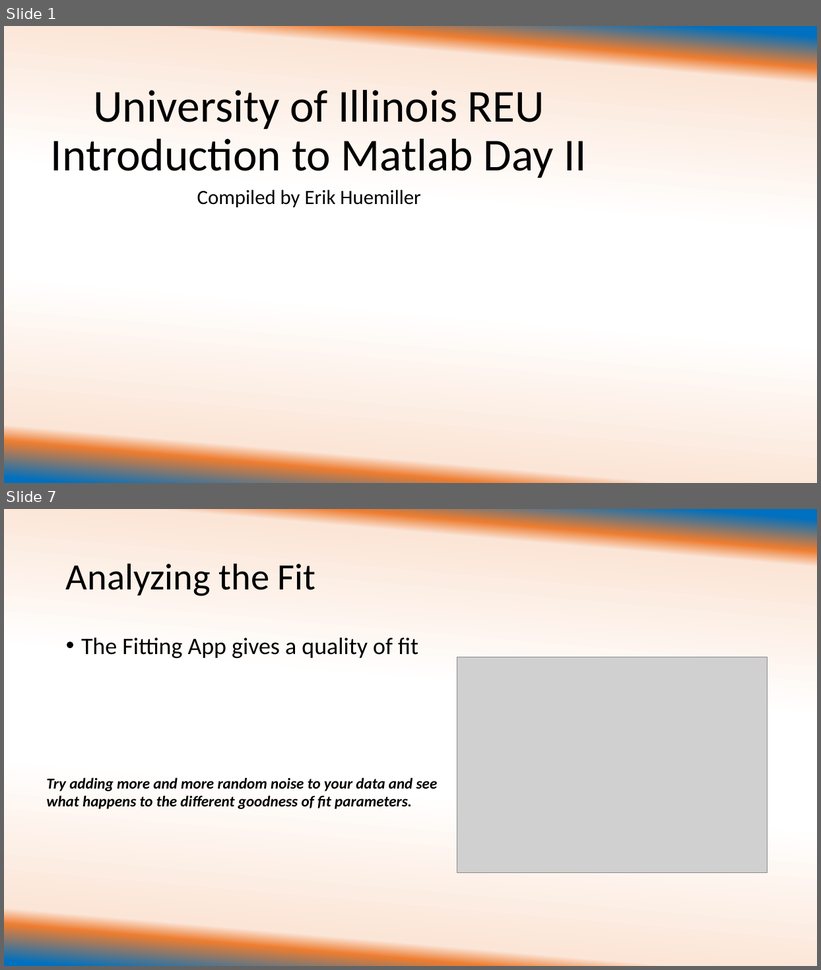
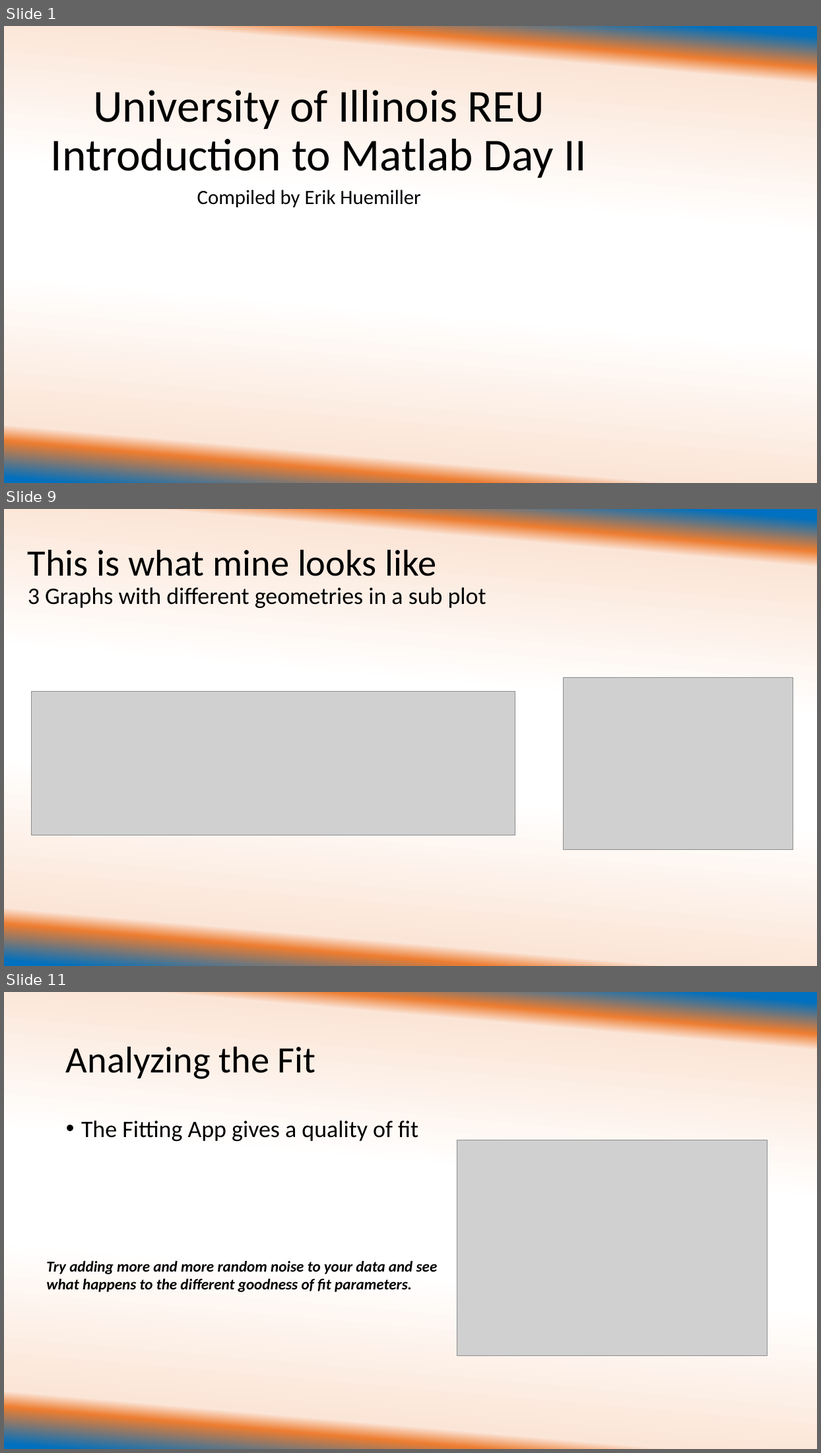
Before and after one commit to ehuemill/Intro-to-Matlab, a slide deck: Day 2 of Crash Course/University of Illinois REU Introduction to Matlab Day 2 with examples.pptx. Shown one above the other, each under a label of ours: slides 1 and 7 before the commit, slides 1, 9 and 11 after it; the slides between them are not shown. The pictures are 821x970 and 821x1453 pixels, drawn with LibreOffice and Linux fonts; fonts in the diff are those of the drawing; grey boxes stand for pictures. Boxes give left, top, right and bottom in pixels: in the first picture for what was removed or moved away, otherwise in the second. Text is boxed around its words. In the diff, an @@ line names an element or a change of style, - is before the commit and + after.

```diff
--- a/Day 2 of Crash Course/University of Illinois REU Introduction to Matlab Day 2 with examples.pptx
+++ b/Day 2 of Crash Course/University of Illinois REU Introduction to Matlab Day 2 with examples.pptx
@@ slide 9 added at (4, 509, 817, 966), background gradient #0070C0 to #ED7D31 to #FBE5D6 to #FFFFFF @@
@@ title added at (28, 549, 486, 608), 28 pt, text #000000 @@
+This is what mine looks like
+3 Graphs with different geometries in a sub plot
@@ picture added at (564, 678, 793, 850) @@
@@ picture added at (32, 692, 516, 836) @@
@@ what was slide 7 is now slide 11 @@
```
Also in this commit, not shown: 5 slides changed, 3 other slides added.
